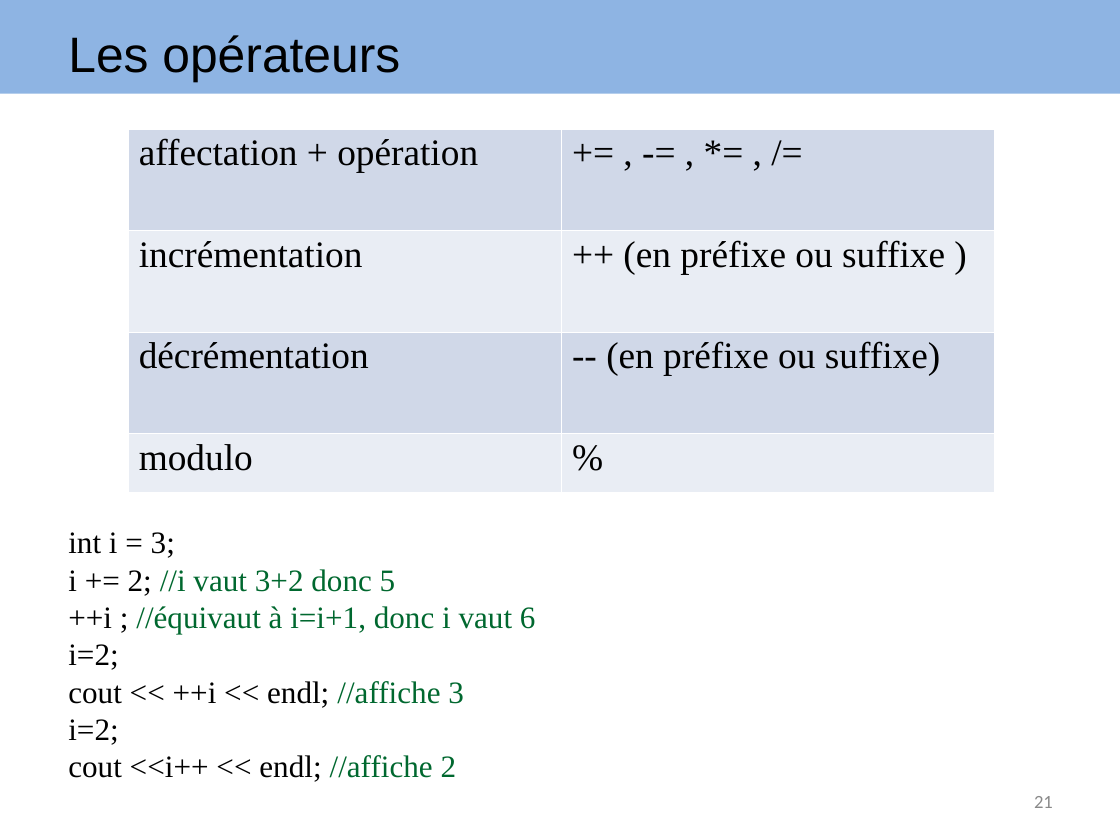
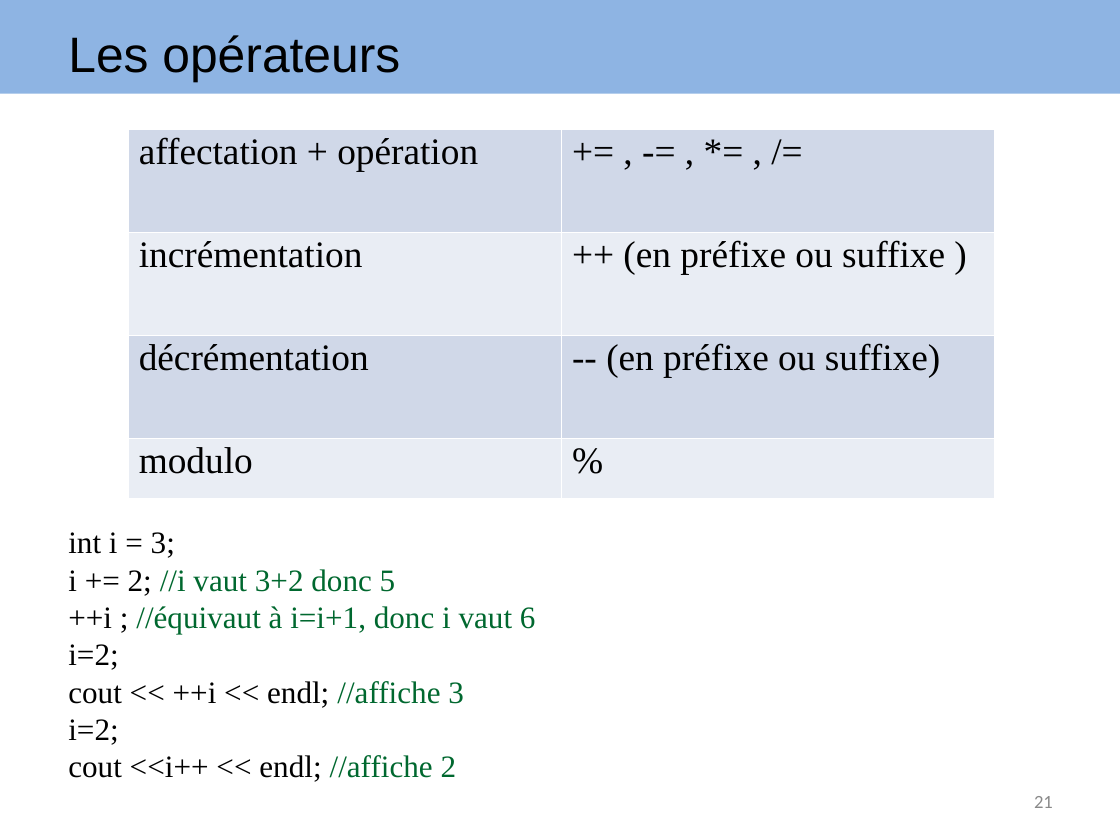
Before and after one commit to arnaudbirk/Formation-CPlusPlus, a slide deck: slide 21 of cours/Formation EVAFI C++.ppt. Drawn at 1120x840 pixels with LibreOffice and Linux fonts; fonts in the diff are those of the drawing. Boxes give left, top, right and bottom in pixels: in the first picture for what was removed or moved away, otherwise in the second. Text is boxed around its words. In the diff, an @@ line names an element or a change of style, - is before the commit and + after.

```diff
--- a/cours/Formation EVAFI C++.ppt
+++ b/cours/Formation EVAFI C++.ppt
@@ table at box(128, 129, 995, 498) @@
@@ line spacing 0.94 to 0.92 @@
```
Also in this commit, not shown: 39 other slides changed, 2 slides added, 1 slide removed, 14 other files.
